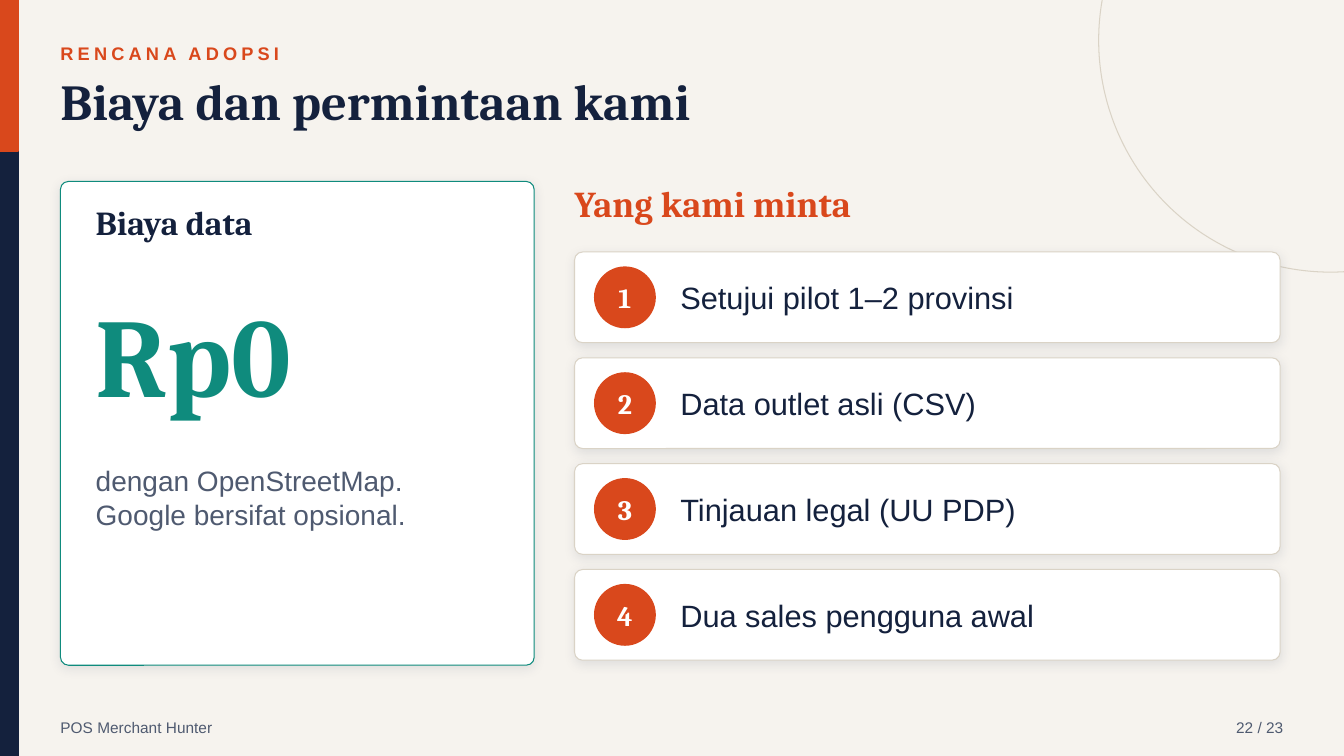
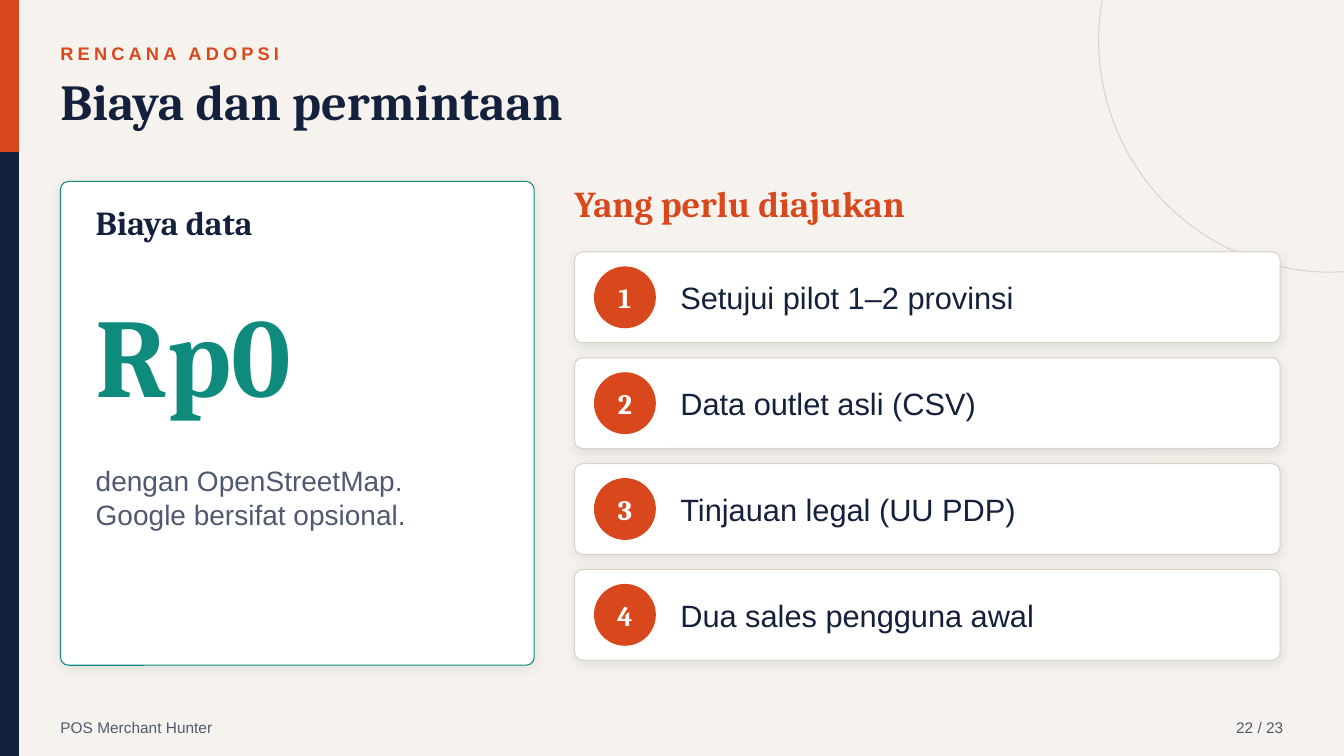
Before and after one commit to ziancuk/merchant-hunter, a slide deck: slide 21 of POS-Merchant-Hunter_Presentasi-Manajemen.pptx (slide 22 before the commit). Drawn at 1344x756 pixels with LibreOffice and Linux fonts; fonts in the diff are those of the drawing. Boxes give left, top, right and bottom in pixels: in the first picture for what was removed or moved away, otherwise in the second. Text is boxed around its words. In the diff, an @@ line names an element or a change of style, - is before the commit and + after.

```diff
--- a/POS-Merchant-Hunter_Presentasi-Manajemen.pptx
+++ b/POS-Merchant-Hunter_Presentasi-Manajemen.pptx
@@ text at (60,85,562,131): text changed @@
-Biaya dan permintaan kami
+Biaya dan permintaan
@@ text at (575,191,905,225): text changed @@
-Yang kami minta
+Yang perlu diajukan
```
Also in this commit, not shown: 2 other slides changed, 1 slide removed.
